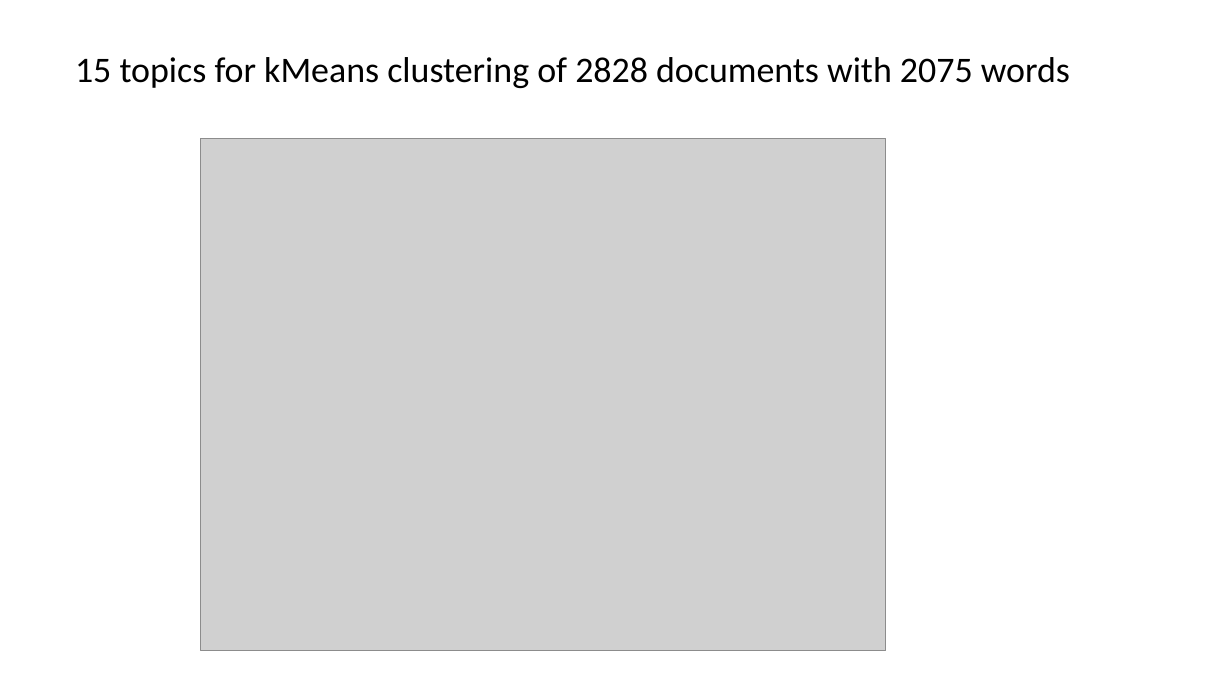
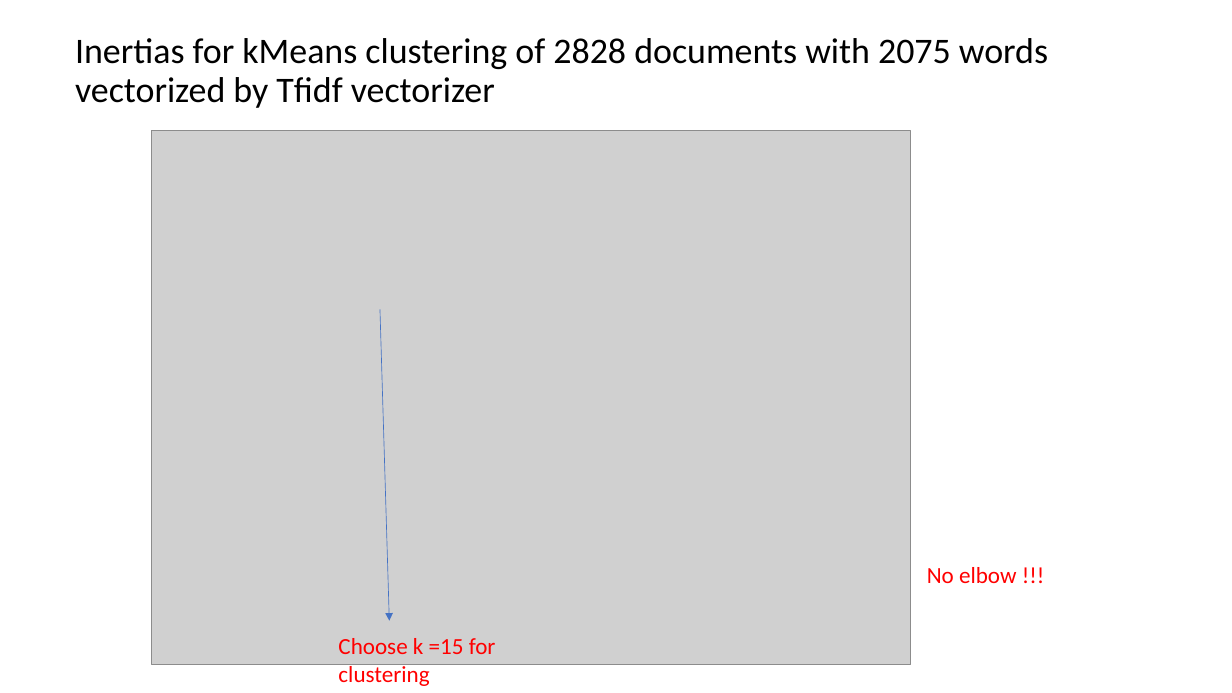
Before and after one commit to chiouNT/Metis_project_5, a slide deck: slide 5 of NLP.pptx. Drawn at 1232x693 pixels with LibreOffice and Linux fonts; fonts in the diff are those of the drawing; grey boxes stand for pictures. Boxes give left, top, right and bottom in pixels: in the first picture for what was removed or moved away, otherwise in the second. Text is boxed around its words. In the diff, an @@ line names an element or a change of style, - is before the commit and + after.

```diff
--- a/NLP.pptx
+++ b/NLP.pptx
@@ title at <box>75,38,1048,108</box>: text changed @@
-15 topics for kMeans clustering of 2828 documents with 2075 words
+Inertias for kMeans clustering of 2828 documents with 2075 words vectorized by Tfidf vectorizer
@@ picture: place and size @@
-picture at <box>201,138,885,651</box>
+picture at <box>152,130,910,665</box>
@@ arrow added from (380, 310) to (389, 621), #4472C4 0.5 pt @@
@@ text added at <box>927,567,1016,583</box>, 18 pt, text #FF0000 @@
+No elbow !!!
@@ text added at <box>338,638,496,686</box>, 18 pt, text #FF0000 @@
+Choose k =15 for clustering
```
Also in this commit, not shown: 8 other slides changed, 3 slides added, 19 other files.
